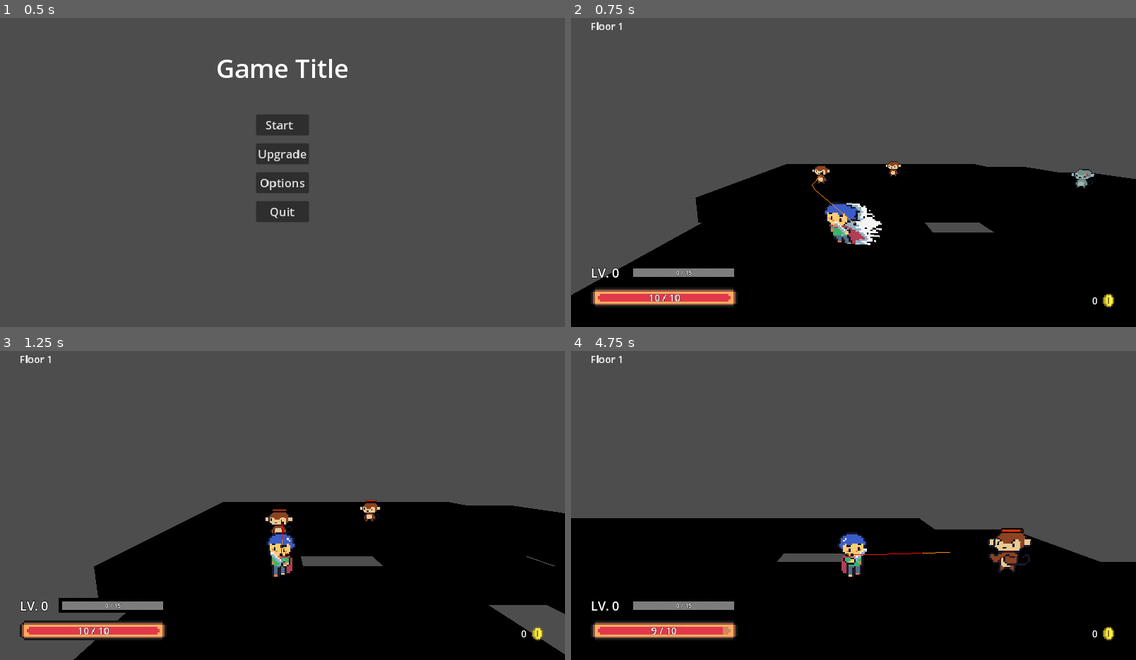
Above: before the commit, frames 1-4 (two rows, left to right).
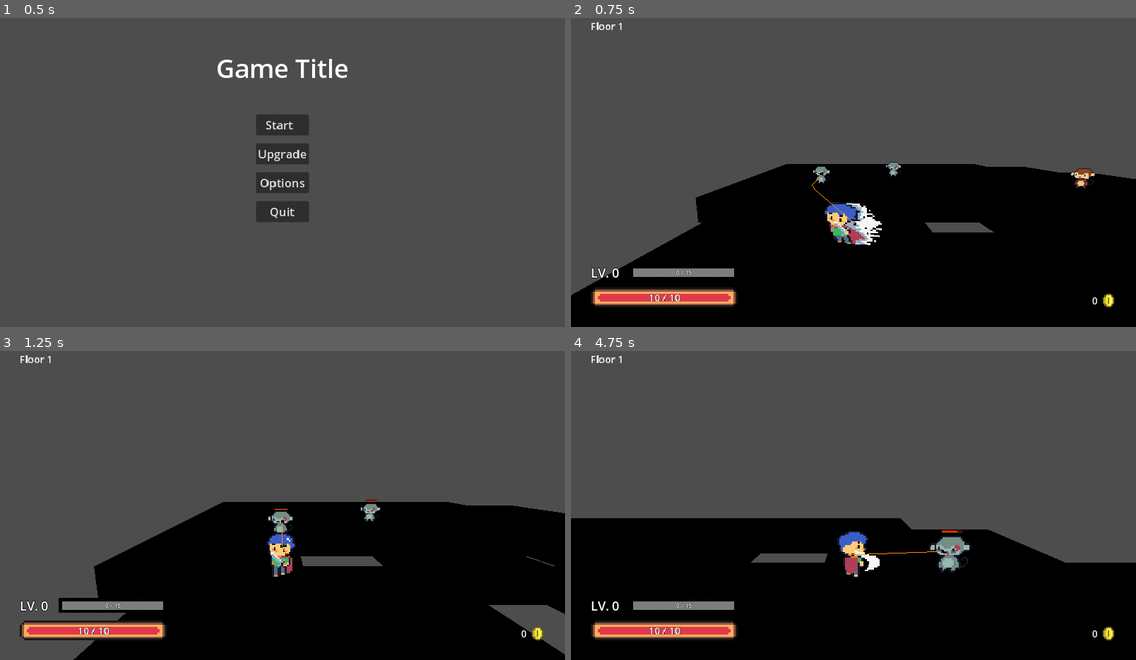
Above: after the commit, the same moments.

Repository: ArtMuchimuchi/FinalProject
Game: Godot game, scene res://user_interface/menu/main_menu/main_menu.tscn
The game is run twice, just before and just after one commit, with the same random seed, the same clock (stepped at 60 frames per second) and the same inputs. The project has no main scene, so this scene is started directly. The engine's default icon, where the game draws it, is replaced by a stand-in: a white triangle on a blue panel in a dark square. Sound files missing from this copy of the repository are replaced by a short silence.
Inputs (mouse positions are in pixels of both pictures, inside the frame that each line leads up to):
- Up to frame 1 (0.5 s): no input
- Up to frame 2 (0.75 s): click "Start" at 0.5 s
- Up to frame 3 (1.25 s): no input
- Up to frame 4 (4.75 s): move the mouse to (977, 483) at 1.27 s; hold Right (move_right) 1.28-2.03 s; tap one key every 0.75 s from 1.35 s: Shift (dash) Z (melee_attack) X (range_attack) Shift (dash) Z (melee_attack); click (977, 483) at 1.42 s; move the mouse to (740, 517) at 2.02 s; hold Down (move_back) 2.03-2.78 s; move the mouse to (910, 431) at 2.77 s; hold Right (move_right) 2.78-3.53 s; move the mouse to (825, 564) at 3.52 s; hold Up (move_forward) 3.53-4.28 s; click (825, 564) at 3.67 s; move the mouse to (1023, 548) at 4.27 s; hold Left (move_left) from 4.28 s (still down)

Frame 1 is identical in both runs. In frame 2, 0.3% of the frame differs, in the area x 42-93%, y 46-56%; in frame 3, 0.4%; in frame 4, 2.7%, in the area x 13-100%, y 54-93%.

Commit message:
change_file_name
- change mock_room to game_controller
- change relative path due to above change

Diff:
--- a/entities/player/player.gd
+++ b/entities/player/player.gd
@@ -110,7 +110,7 @@
 		findExit()
 
 func getEnemiesList():
-	var enemiesList = get_node("/root/MockRoom/Enemies").get_children()
+	var enemiesList = get_node("/root/GameController/Enemies").get_children()
 	enemiesPositionList.clear()
 	for i in range(enemiesList.size()):
 		enemiesPositionList.append(enemiesList[i].position)
--- a/mock_room/mock_room.gd
+++ b/game_controller/game_controller.gd
@@ -173,4 +173,4 @@
 					DictionaryKey.activeBuffs : playerActiveBuffs,
 				}
 				FloorManager.toNextFloorLevel(playerData)
-				SceneLoader.loadScene("res://mock_room/mock_room.tscn")
+				SceneLoader.loadScene("res://game_controller/game_controller.tscn")
--- /dev/null
+++ b/game_controller/game_controller.tscn
@@ -0,0 +1,28 @@
+[gd_scene load_steps=6 format=3 uid="uid://nnakytfd1jpb"]
+
+[ext_resource type="Script" path="res://game_controller/game_controller.gd" id="1_mwgj5"]
+[ext_resource type="PackedScene" uid="uid://58jmk2r1l0p1" path="res://entities/player/player.tscn" id="2_frggt"]
+[ext_resource type="PackedScene" uid="uid://c1hjkl4y3abls" path="res://user_interface/hud/hud.tscn" id="3_cfyv7"]
+[ext_resource type="PackedScene" uid="uid://ceaqepbc5e307" path="res://user_interface/menu/pause_menu/pause_menu.tscn" id="4_2b1b7"]
+
+[sub_resource type="NavigationMesh" id="NavigationMesh_cb00l"]
+
+[node name="GameController" type="Node3D"]
+script = ExtResource("1_mwgj5")
+
+[node name="Player" parent="." instance=ExtResource("2_frggt")]
+transform = Transform3D(1, 0, 0, 0, 1, 0, 0, 0, 1, -2.15454, 0.5, 0.004)
+
+[node name="Enemies" type="Node" parent="."]
+
+[node name="CanvasLayer" type="CanvasLayer" parent="."]
+
+[node name="Hud" parent="CanvasLayer" instance=ExtResource("3_cfyv7")]
+
+[node name="PauseMenu" parent="CanvasLayer" instance=ExtResource("4_2b1b7")]
+unique_name_in_owner = true
+process_mode = 2
+visible = false
+
+[node name="NavigationRegion3D" type="NavigationRegion3D" parent="."]
+navigation_mesh = SubResource("NavigationMesh_cb00l")
--- a/mock_room/mock_room.tscn
+++ /dev/null
@@ -1,28 +0,0 @@
-[gd_scene load_steps=6 format=3 uid="uid://nnakytfd1jpb"]
-
-[ext_resource type="Script" path="res://mock_room/mock_room.gd" id="1_g2wsx"]
-[ext_resource type="PackedScene" uid="uid://58jmk2r1l0p1" path="res://entities/player/player.tscn" id="2_o0vmi"]
-[ext_resource type="PackedScene" uid="uid://c1hjkl4y3abls" path="res://user_interface/hud/hud.tscn" id="5_5oesg"]
-[ext_resource type="PackedScene" uid="uid://ceaqepbc5e307" path="res://user_interface/menu/pause_menu/pause_menu.tscn" id="5_kypvy"]
-
-[sub_resource type="NavigationMesh" id="NavigationMesh_cb00l"]
-
-[node name="MockRoom" type="Node3D"]
-script = ExtResource("1_g2wsx")
-
-[node name="Player" parent="." instance=ExtResource("2_o0vmi")]
-transform = Transform3D(1, 0, 0, 0, 1, 0, 0, 0, 1, -2.15454, 0.5, 0.004)
-
-[node name="Enemies" type="Node" parent="."]
-
-[node name="CanvasLayer" type="CanvasLayer" parent="."]
-
-[node name="Hud" parent="CanvasLayer" instance=ExtResource("5_5oesg")]
-
-[node name="PauseMenu" parent="CanvasLayer" instance=ExtResource("5_kypvy")]
-unique_name_in_owner = true
-process_mode = 2
-visible = false
-
-[node name="NavigationRegion3D" type="NavigationRegion3D" parent="."]
-navigation_mesh = SubResource("NavigationMesh_cb00l")
--- a/user_interface/menu/main_menu/main_menu.gd
+++ b/user_interface/menu/main_menu/main_menu.gd
@@ -17,7 +17,7 @@
 
 
 func onStartButtonPressed():
-	SceneLoader.loadScene("res://mock_room/mock_room.tscn")
+	SceneLoader.loadScene("res://game_controller/game_controller.tscn")
 
 func onUpgradeButtonPressed():
 	mainMenuMarginContainer.visible = false
--- a/user_interface/menu/pause_menu/pause_menu.gd
+++ b/user_interface/menu/pause_menu/pause_menu.gd
@@ -55,7 +55,7 @@
 	RewardManager.resetLevel()
 	FloorManager.resetFloorData()
 	get_tree().paused = false
-	get_tree().change_scene_to_file("res://mock_room/mock_room.tscn")
+	get_tree().change_scene_to_file("res://game_controller/game_controller.tscn")
 
 
 func onClosedRestartConfirmation():
